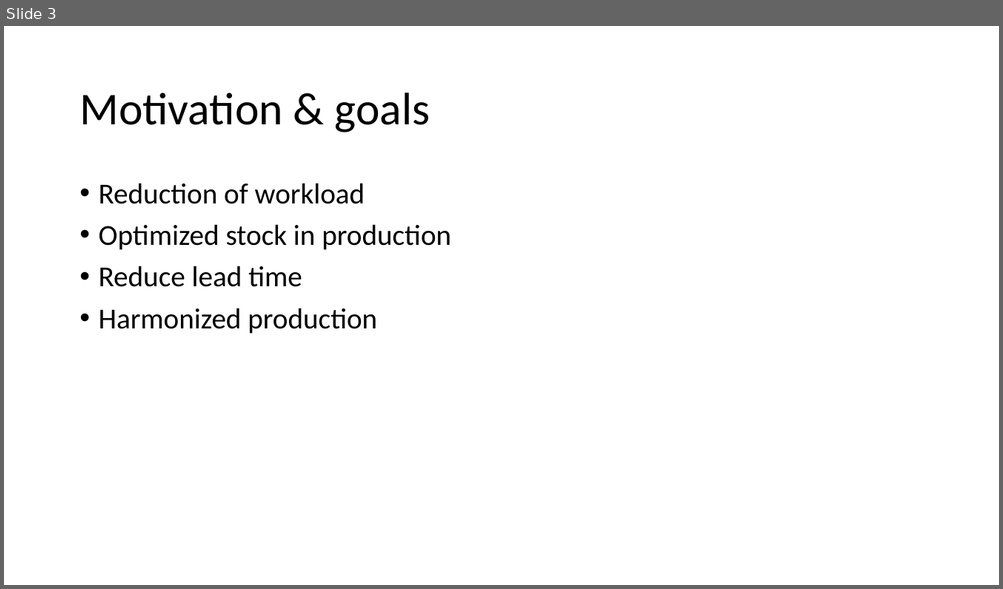
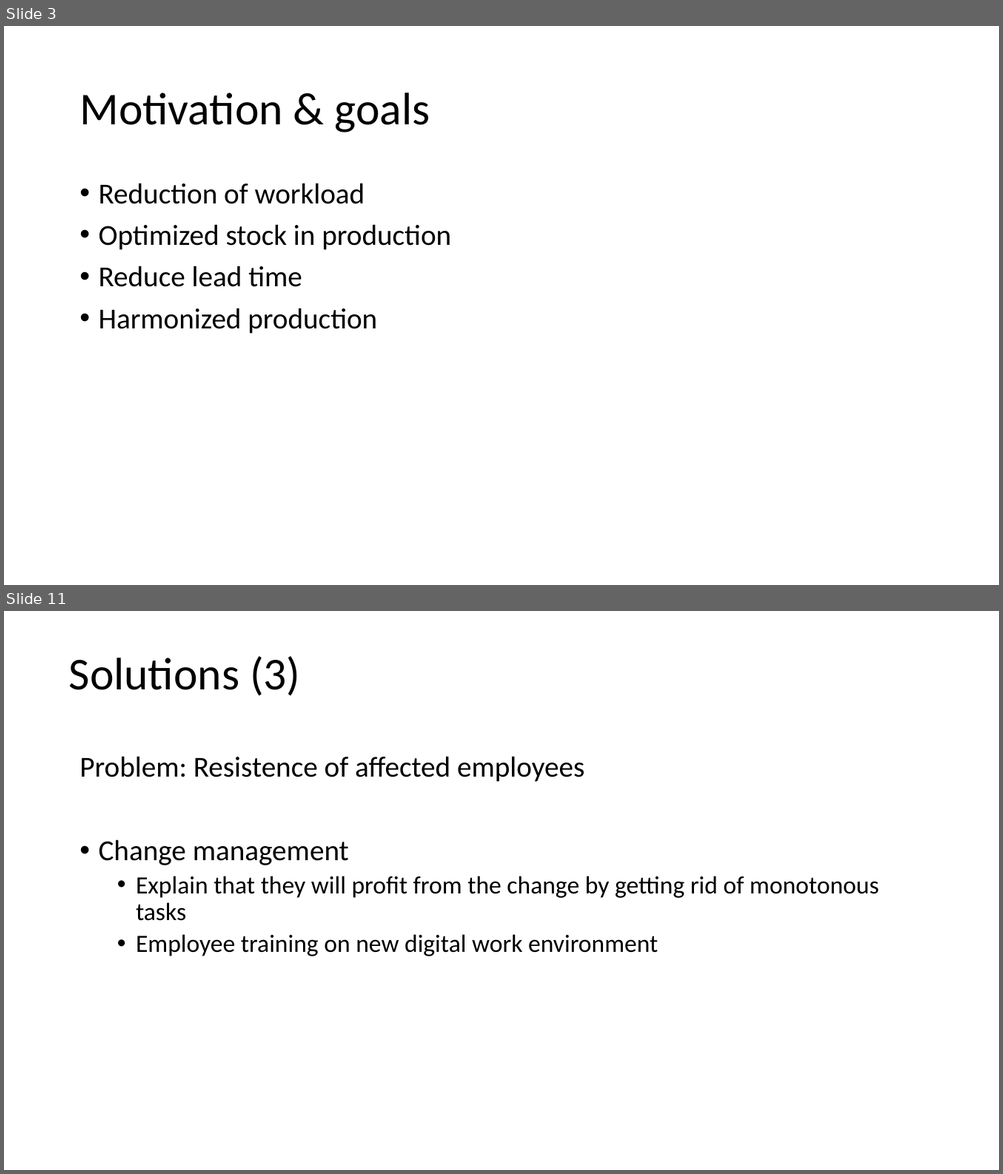
Before and after one commit to AndreasNeuhierl/InnoMgmt, a slide deck: desandere.pptx. Shown one above the other, each under a label of ours: slide 3 before the commit, slides 3 and 11 after it; the slides between them are not shown. The pictures are 1003x589 and 1003x1174 pixels, drawn with LibreOffice and Linux fonts; fonts in the diff are those of the drawing. Boxes give left, top, right and bottom in pixels: in the first picture for what was removed or moved away, otherwise in the second. Text is boxed around its words. In the diff, an @@ line names an element or a change of style, - is before the commit and + after.

```diff
--- a/desandere.pptx
+++ b/desandere.pptx
@@ slide 11 added at (4, 611, 999, 1170), background #FFFFFF @@
@@ text added at (69, 656, 300, 696), 44 pt, text #000000 @@
+Solutions (3)
@@ text added at (79, 756, 879, 957), 24 pt, text #000000 @@
+Problem: Resistence of affected employees
+• Change management
+  • Explain that they will profit from the change by getting rid of monotonous tasks
+  • Employee training on new digital work environment
```
Also in this commit, not shown: 1 slide changed, 7 other slides added.
